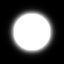
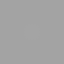
Comparing the layer stacks of the two (64, 64) images. Changes:
removed layer "led glow" over (x1=1, y1=1, x2=63, y2=63)
added group "bg" with 2 layers above "bg_debug" over (x1=0, y1=0, x2=64, y2=64)
added layer "off_color" (darken, 72%) in group "bg" over (x1=0, y1=0, x2=64, y2=64)
added layer "bg #1" in group "bg" over (x1=24, y1=24, x2=40, y2=40)
renamed "Background" to "bg_debug", hid it over (x1=0, y1=0, x2=64, y2=64)
